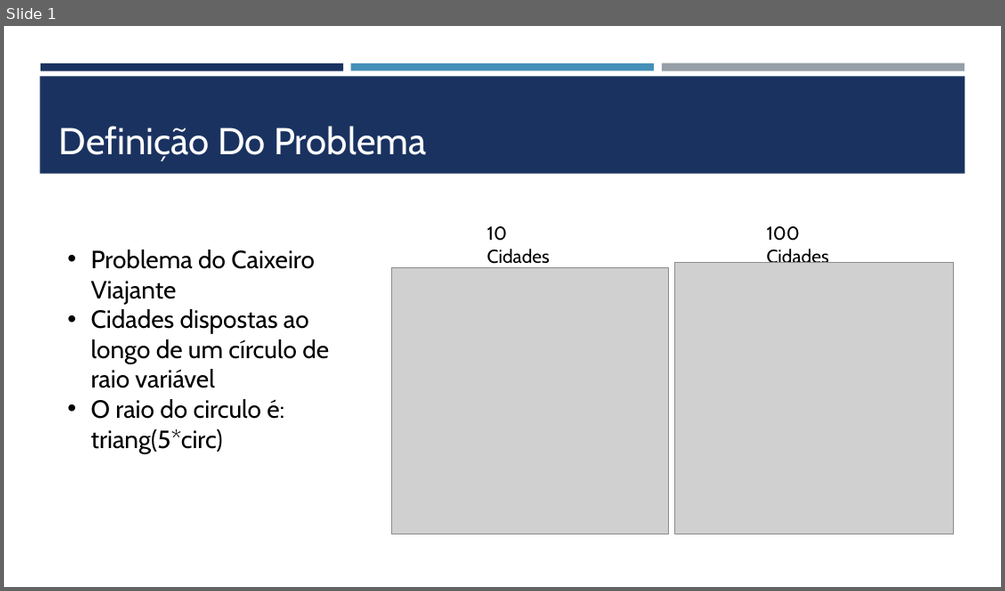
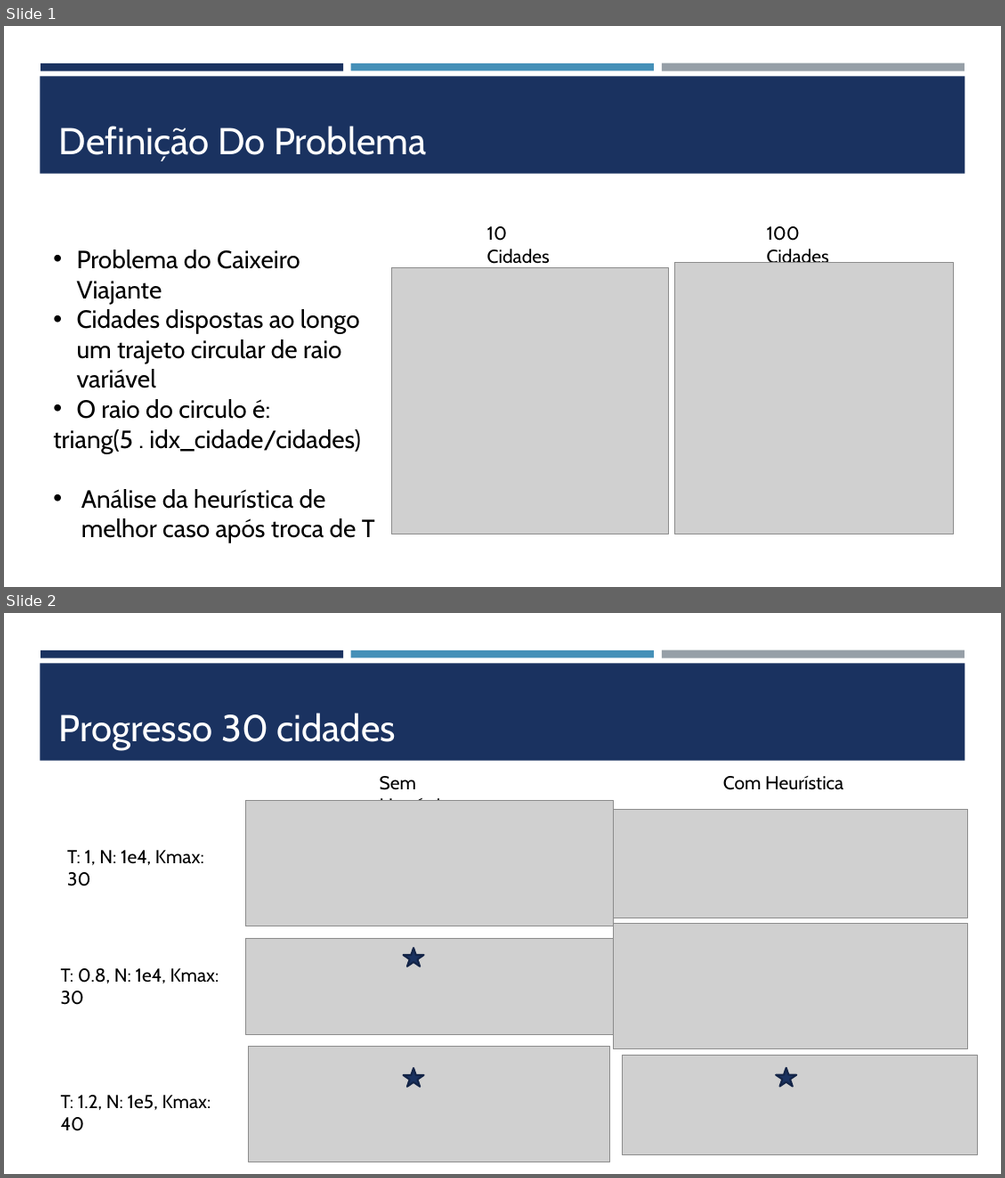
Before and after one commit to VRavaglia/Otimizacao-Natural, a slide deck: Trabalhos/Definição Do Problema.pptx. Shown one above the other, each under a label of ours: slide 1 before the commit, slides 1 and 2 after it. The pictures are 1005x591 and 1005x1178 pixels, drawn with LibreOffice and Linux fonts; fonts in the diff are those of the drawing; grey boxes stand for pictures. Boxes give left, top, right and bottom in pixels: in the first picture for what was removed or moved away, otherwise in the second. Text is boxed around its words. In the diff, an @@ line names an element or a change of style, - is before the commit and + after.

```diff
--- a/Trabalhos/Definição Do Problema.pptx
+++ b/Trabalhos/Definição Do Problema.pptx
@@ slide 2 added at <box>4,613,1001,1174</box>, background #FFFFFF; not listed: 4 template elements that a slide beside it also shows @@
@@ title added at <box>59,713,396,750</box>, 36 pt, text #FFFFFF @@
+Progresso 30 cidades
@@ text added at <box>380,776,458,801</box>, 18 pt, text #000000 @@
+Sem Heurística
@@ text added at <box>723,776,843,790</box>, 18 pt, text #000000 @@
+Com Heurística
@@ picture added at <box>245,801,614,926</box> @@
@@ picture added at <box>613,809,968,917</box> @@
@@ text added at <box>67,850,204,886</box>, 18 pt, text #000000 @@
+T: 1, N: 1e4, Kmax: 30
@@ picture added at <box>613,924,968,1049</box> @@
@@ picture added at <box>245,938,614,1034</box> @@
@@ star added at <box>404,948,424,966</box>, fill #1A3260, outline #132547 1.75 pt @@
@@ text added at <box>61,968,219,1005</box>, 18 pt, text #000000 @@
+T: 0.8, N: 1e4, Kmax: 30
@@ picture added at <box>249,1046,610,1162</box> @@
@@ picture added at <box>623,1054,978,1154</box> @@
@@ star added at <box>404,1068,424,1086</box>, fill #1A3260, outline #132547 1.75 pt @@
@@ star added at <box>776,1068,797,1086</box>, fill #1A3260, outline #132547 1.75 pt @@
@@ text added at <box>61,1094,211,1131</box>, 18 pt, text #000000 @@
+T: 1.2, N: 1e5, Kmax: 40
@@ slide 1 changed as well @@
@@ text "Problema do Caixeiro Viajante": place and size @@
-text "Problema do Caixeiro Viajante" at <box>91,249,329,453</box>
+text "Problema do Caixeiro Viajante" at <box>53,249,375,543</box>
@@ text at <box>53,309,375,543</box>: text changed @@
-• Cidades dispostas ao longo de um círculo de raio variável
-• O raio do circulo é: triang(5*circ)
+• Cidades dispostas ao longo um trajeto circular de raio variável
+• O raio do circulo é:
+triang(5 . idx_cidade/cidades)
+• Análise da heurística de melhor caso após troca de T
```
Also in this commit, not shown: 1 other slide changed, 1 slide removed, 6 other files.
